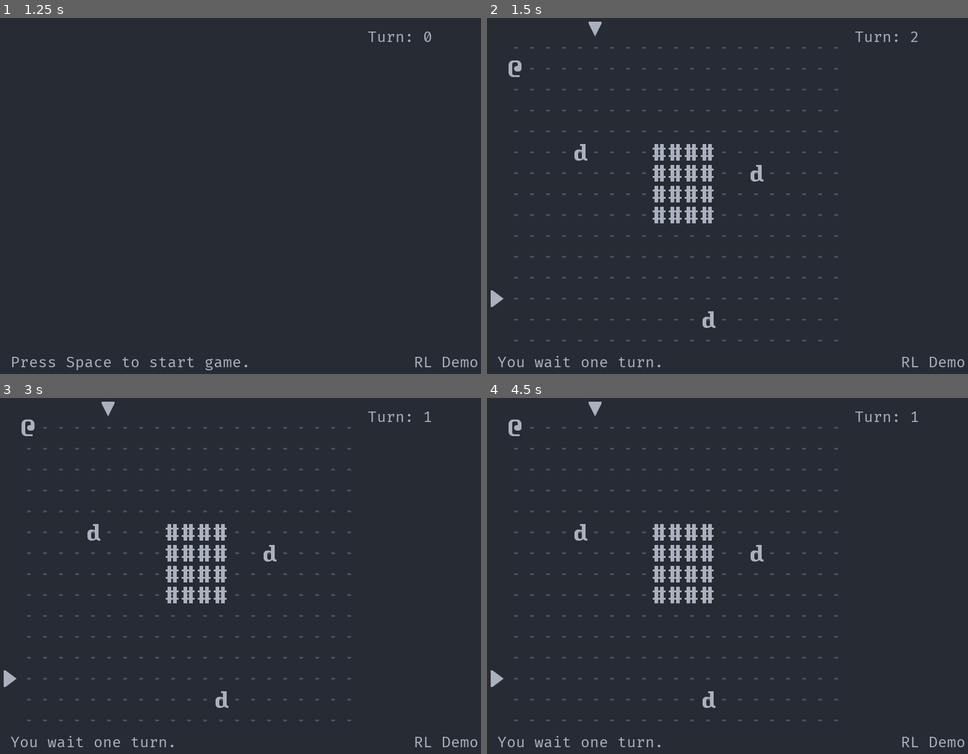
Above: before the commit, frames 1-4 (two rows, left to right).
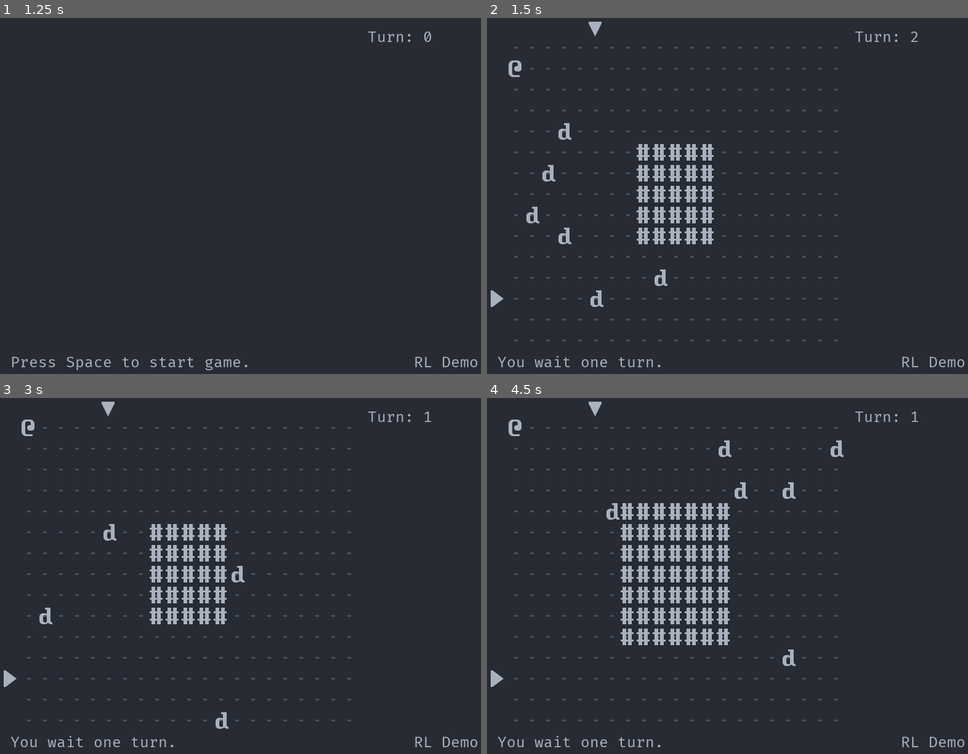
Above: after the commit, the same moments.

Repository: Bozar/GodotRoguelikeDemo
Game: Godot game, scene res://scene/main/MainScene.tscn
Two runs of this game, one before a commit and one after it. Both use one fixed random seed, a clock stepped at 60 frames per second and the inputs below.
Inputs:
- Up to frame 1 (1.25 s): tap Space (init_world) at 0.5, 0.6 s; hold L (move_right) from 0.53 s (still down)
- Up to frame 2 (1.5 s): tap Space (init_world) at 1.25 s; release L (move_right) at 1.28 s; hold J (move_down) from 1.28 s (still down); tap . (wait) at 1.35 s
- Up to frame 3 (3 s): tap Enter at 2 s; release J (move_down) at 2.03 s; hold L (move_right) 2.03-2.78 s; tap Space (init_world) at 2.1, 2.75 s; hold K (move_up) from 2.78 s (still down); tap . (wait) at 2.85 s
- Up to frame 4 (4.5 s): tap Enter at 3.5 s; release K (move_up) at 3.53 s; hold H (move_left) from 3.53 s (still down); tap Space (init_world) at 3.6, 4.25 s; tap . (wait) at 4.35 s

Frame 1 is identical in both runs. In frame 2, 1.4% of the frame differs, in the area x 8-58%, y 29-88%; in frame 3, 1.2%; in frame 4, 3.4%, in the area x 18-75%, y 11-88%.

Commit message:
Random generate walls and dwarfs.

Diff:
--- a/library/DungeonSize.gd
+++ b/library/DungeonSize.gd
@@ -1,3 +1,7 @@
 const MAX_X: int = 21
 const MAX_Y: int = 15
+
+const CENTER_X: int = 10
+const CENTER_Y: int = 7
+
 const ARROW_MARGIN: int = 32
--- a/scene/main/InitWorld.gd
+++ b/scene/main/InitWorld.gd
@@ -9,11 +9,21 @@
 const Wall := preload("res://sprite/Wall.tscn")
 const ArrowX := preload("res://sprite/ArrowX.tscn")
 const ArrowY := preload("res://sprite/ArrowY.tscn")
+const DungeonBoard := preload("res://scene/main/DungeonBoard.gd")
+
+var _ref_DungeonBoard: DungeonBoard
 
 var _new_ConvertCoord := preload("res://library/ConvertCoord.gd").new()
 var _new_DungeonSize := preload("res://library/DungeonSize.gd").new()
 var _new_GroupName := preload("res://library/GroupName.gd").new()
 var _new_InputName := preload("res://library/InputName.gd").new()
+
+var _rng := RandomNumberGenerator.new()
+
+
+func _ready() -> void:
+	# _rng.seed = 123
+	_rng.randomize()
 
 
 func _unhandled_input(event: InputEvent) -> void:
@@ -28,8 +38,17 @@
 
 
 func _init_dwarf() -> void:
-	for i in [[4, 5], [15, 6], [12, 13]]:
-		_create_sprite(Dwarf, _new_GroupName.DWARF, i[0], i[1])
+	var dwarf: int = _rng.randi_range(3, 6)
+	var x: int
+	var y: int
+
+	while dwarf > 0:
+		x = _rng.randi_range(1, _new_DungeonSize.MAX_X - 1)
+		y = _rng.randi_range(1, _new_DungeonSize.MAX_Y - 1)
+
+		if not _ref_DungeonBoard.has_sprite(_new_GroupName.WALL, x, y):
+			_create_sprite(Dwarf, _new_GroupName.DWARF, x, y)
+			dwarf -= 1
 
 
 func _init_PC() -> void:
@@ -43,8 +62,14 @@
 
 
 func _init_wall() -> void:
-	for i in range(9, 13):
-		for j in range(5, 9):
+	var shift: int = _rng.randi_range(1, 3)
+	var min_x: int = _new_DungeonSize.CENTER_X - shift
+	var max_x: int = _new_DungeonSize.CENTER_X + shift + 1
+	var min_y: int = _new_DungeonSize.CENTER_Y - shift
+	var max_y: int = _new_DungeonSize.CENTER_Y + shift + 1
+
+	for i in range(min_x, max_x):
+		for j in range(min_y, max_y):
 			_create_sprite(Wall, _new_GroupName.WALL, i, j)
 
 
--- a/scene/main/MainScene.gd
+++ b/scene/main/MainScene.gd
@@ -1,7 +1,7 @@
 extends "res://library/RootNodeTemplate.gd"
 
 
-const INIT: String = "InitWorld"
+const INIT_WORLD: String = "InitWorld"
 const PC_MOVE: String = "PCMove"
 const PC_ATTACK: String = "PCMove/PCAttack"
 const NPC: String = "EnemyAI"
@@ -14,7 +14,7 @@
 const SIGNAL_BIND: Array = [
 	[
 		"sprite_created", "_on_InitWorld_sprite_created",
-		INIT,
+		INIT_WORLD,
 		PC_MOVE, NPC, SCHEDULE, DUNGEON,
 	],
 	[
@@ -53,7 +53,7 @@
 	[
 		"_ref_DungeonBoard",
 		DUNGEON,
-		PC_MOVE, PC_ATTACK, REMOVE,
+		PC_MOVE, PC_ATTACK, REMOVE, INIT_WORLD,
 	],
 	[
 		"_ref_Schedule",
